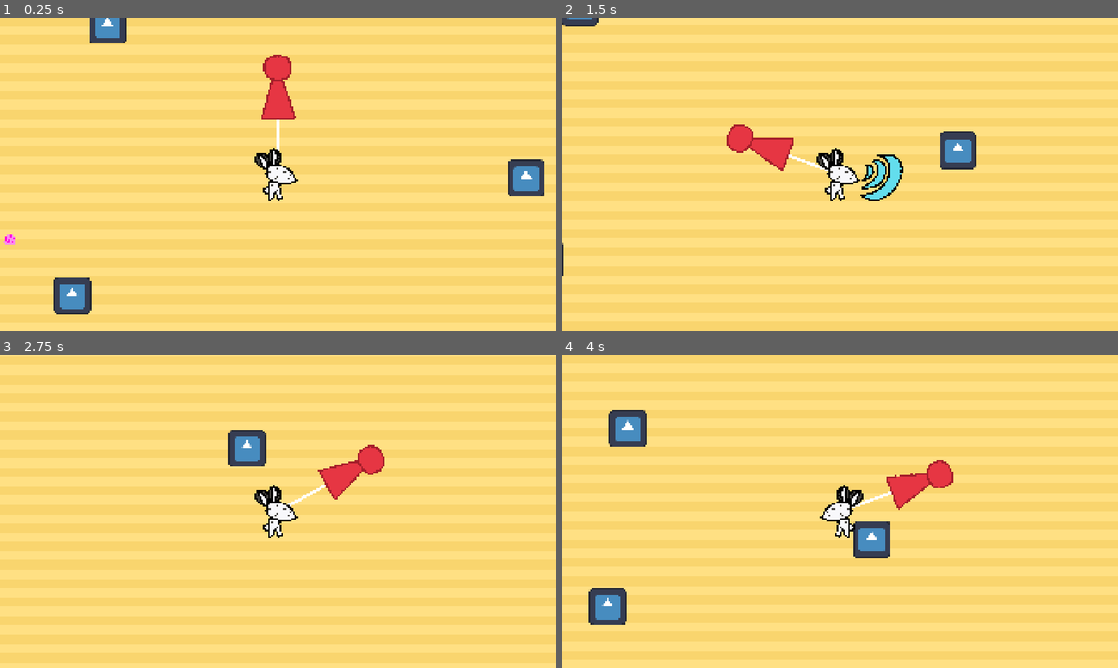
Above: before the commit, frames 1-4 (two rows, left to right).
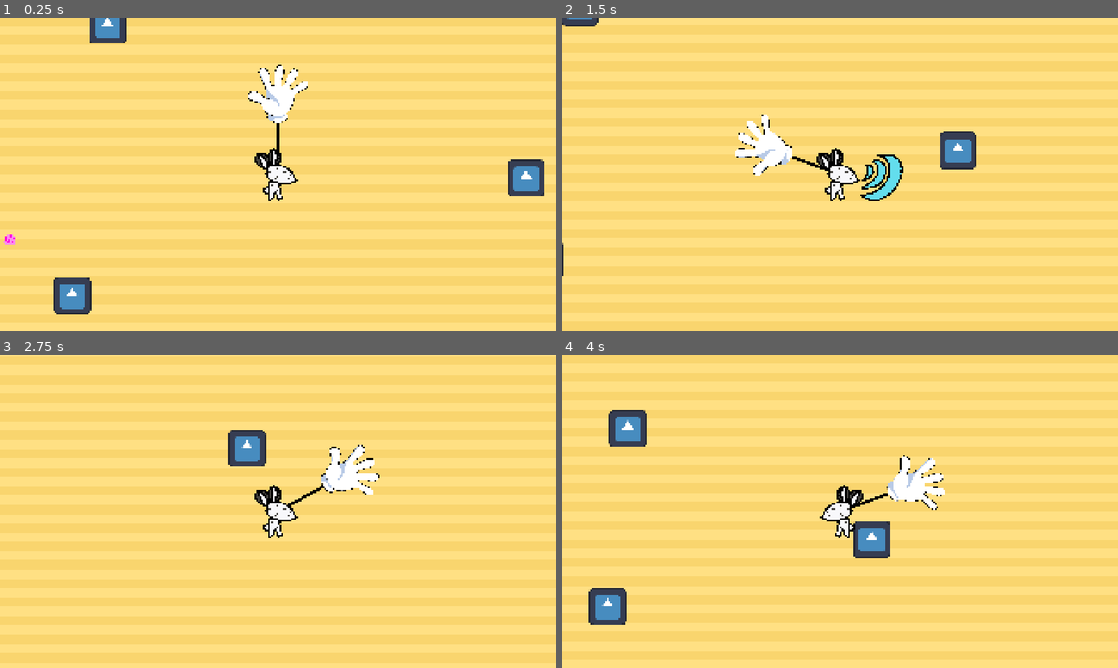
Above: after the commit, the same moments.

Repository: FA25-CAT237/Game-Off-2025-Abigail-Nico-Tahjiro
Game: Godot game, scene res://testing.tscn
The game is run twice, just before and just after one commit, with the same random seed, the same clock (stepped at 60 frames per second) and the same inputs. The project has no main scene, so this scene is started directly. The engine's default icon, where the game draws it, is replaced by a stand-in: a white triangle on a blue panel in a dark square.
Inputs (mouse positions are in pixels of both pictures, inside the frame that each line leads up to):
- Up to frame 1 (0.25 s): no input
- Up to frame 2 (1.5 s): tap Enter at 0.5 s; move the mouse to (962, 158) at 0.52 s; hold D (moveRight) 0.53-1.28 s; move the mouse to (728, 190) at 1.27 s; hold S (moveDown) from 1.28 s (still down)
- Up to frame 3 (2.75 s): move the mouse to (333, 442) at 2.02 s; release S (moveDown) at 2.03 s; hold D (moveRight) from 2.03 s (still down)
- Up to frame 4 (4 s): move the mouse to (812, 574) at 2.77 s; release D (moveRight) at 2.78 s; hold W (moveUp) 2.78-3.53 s; move the mouse to (1006, 558) at 3.52 s; hold A (moveLeft) from 3.53 s (still down)

The runs differ from the first frame. In frame 1, 1.3% of the frame differs, in the area x 44-56%, y 11-43%; in frame 2, 1.3%; in frame 3, 1.4%, in the area x 51-70%, y 28-49%; in frame 4, 1.3%.

Commit message:
Hand Sprite v1.0

Diff:
--- a/wave-game-game-off-2025/player.tscn
+++ b/wave-game-game-off-2025/player.tscn
@@ -3,7 +3,7 @@
 [ext_resource type="Script" uid="uid://mfjkxhsw7m0t" path="res://Scripts/player.gd" id="1_hqtel"]
 [ext_resource type="Texture2D" uid="uid://c21l2now0qjlb" path="res://Art/playerPlaceholder.png" id="2_2hs0m"]
 [ext_resource type="Script" uid="uid://cpga4ddoo0b60" path="res://Scripts/hand.gd" id="2_hqtel"]
-[ext_resource type="Texture2D" uid="uid://cw12vay6nmibv" path="res://Art/redpiece.png" id="3_sweqy"]
+[ext_resource type="Texture2D" uid="uid://cjh8y4np21rp6" path="res://Art/1920 x 2080 Hand.png" id="4_2hs0m"]
 [ext_resource type="Script" uid="uid://4v275k6cciod" path="res://Scripts/waving.gd" id="5_2hs0m"]
 [ext_resource type="AudioStream" uid="uid://cun5w82tga751" path="res://SFX/Correct.mp3" id="6_1jxqw"]
 
@@ -59,12 +59,14 @@
 
 [node name="Line2D" type="Line2D" parent="HandPivot"]
 points = PackedVector2Array(0, 0, 200, 0)
+default_color = Color(0, 0, 0, 1)
 
 [node name="Hand" type="Sprite2D" parent="HandPivot" groups=["Hand"]]
 z_index = 1
-position = Vector2(300, 0)
+position = Vector2(180, 15.000008)
 rotation = 1.5707964
-texture = ExtResource("3_sweqy")
+scale = Vector2(0.2, 0.2)
+texture = ExtResource("4_2hs0m")
 script = ExtResource("5_2hs0m")
 
 [node name="WaveDing" type="AudioStreamPlayer2D" parent="HandPivot/Hand"]
@@ -74,7 +76,7 @@
 [node name="HandArea" type="Area2D" parent="HandPivot/Hand" groups=["Hand"]]
 
 [node name="HandCollider" type="CollisionShape2D" parent="HandPivot/Hand/HandArea" groups=["Hand"]]
-position = Vector2(1.5000131, 1.5)
+position = Vector2(-79.99997, -140)
 shape = SubResource("RectangleShape2D_dw050")
 
 [connection signal="area_entered" from="WaveLeftArea" to="HandPivot/Hand" method="_on_wave_left_area_area_entered"]
Binary file added: wave-game-game-off-2025/Art/1920 x 2080 Hand.png
Not shown, added: wave-game-game-off-2025/Art/1920 x 2080 Hand.png.import
